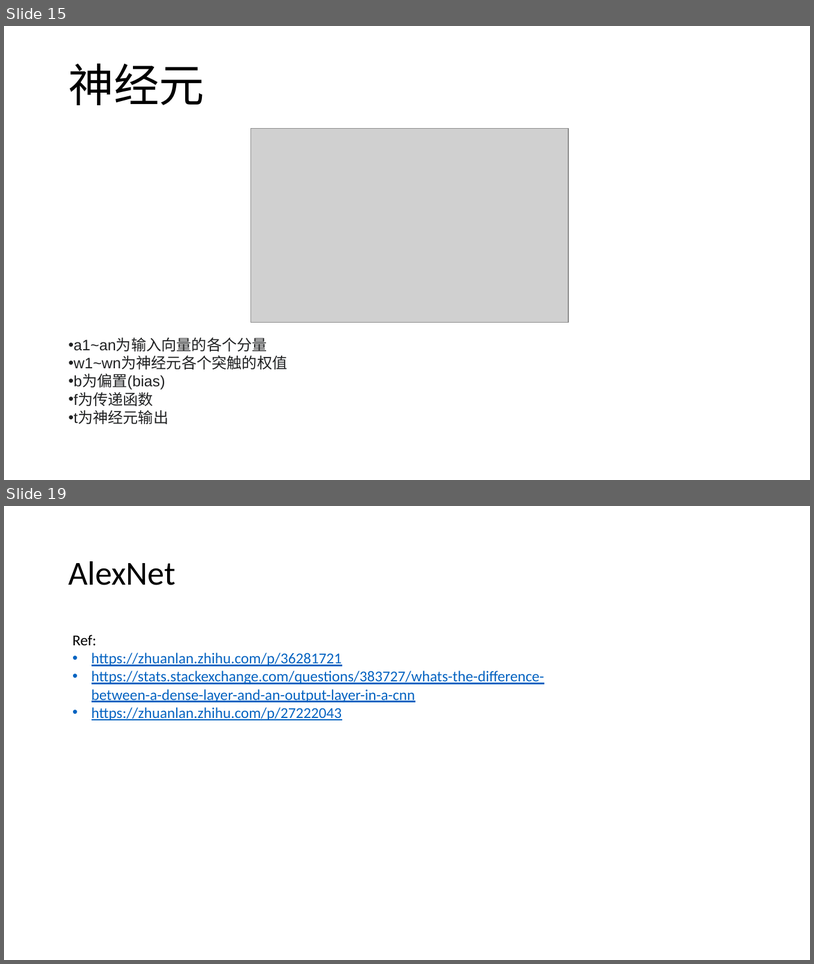
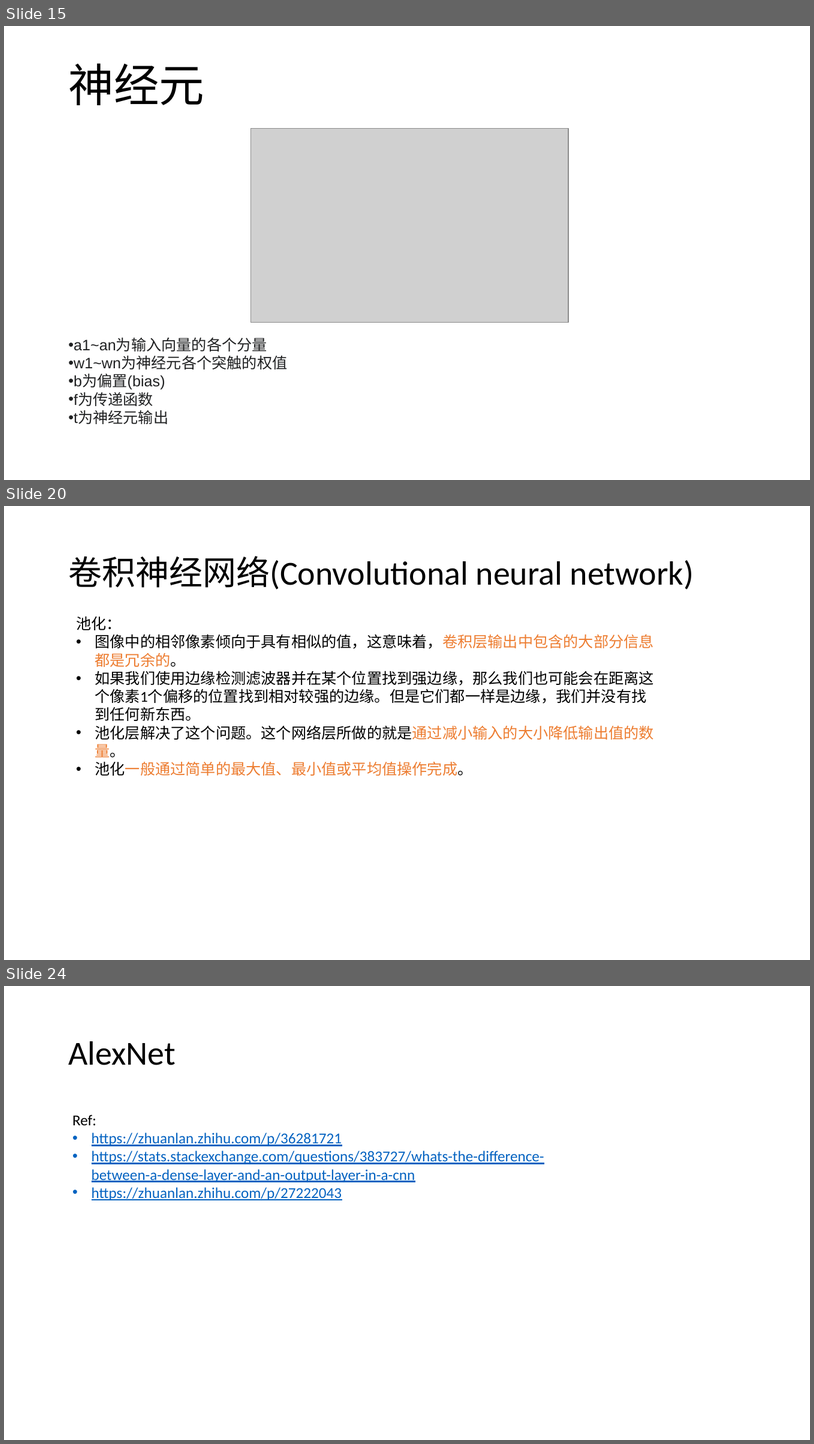
Before and after one commit to EnhaoSun/MyNotes, a slide deck: Artificial Intelligence.pptx. Shown one above the other, each under a label of ours: slides 15 and 19 before the commit, slides 15, 20 and 24 after it; the slides between them are not shown. The pictures are 814x964 and 814x1444 pixels, drawn with LibreOffice and Linux fonts; fonts in the diff are those of the drawing; grey boxes stand for pictures. Boxes give left, top, right and bottom in pixels: in the first picture for what was removed or moved away, otherwise in the second. Text is boxed around its words. In the diff, an @@ line names an element or a change of style, - is before the commit and + after.

```diff
--- a/Artificial Intelligence.pptx
+++ b/Artificial Intelligence.pptx
@@ slide 20 added at [4,506,810,960], background #FFFFFF @@
@@ title added at [69,556,694,589], 40 pt, text #000000 @@
+卷积神经网络(Convolutional neural network)
@@ text added at [76,616,654,775], 18 pt, text #000000 @@
+池化：
+• 图像中的相邻像素倾向于具有相似的值，这意味着，卷积层输出中包含的大部分信息都是冗余的。
+• 如果我们使用边缘检测滤波器并在某个位置找到强边缘，那么我们也可能会在距离这个像素1个偏移的位置找到相对较强的边缘。但是它们都一样是边缘，我们并没有找到任何新东西。
+• 池化层解决了这个问题。这个网络层所做的就是通过减小输入的大小降低输出值的数量。
+• 池化一般通过简单的最大值、最小值或平均值操作完成。
@@ what was slide 19 is now slide 24 @@
```
Also in this commit, not shown: 3 slides changed, 4 other slides added.
